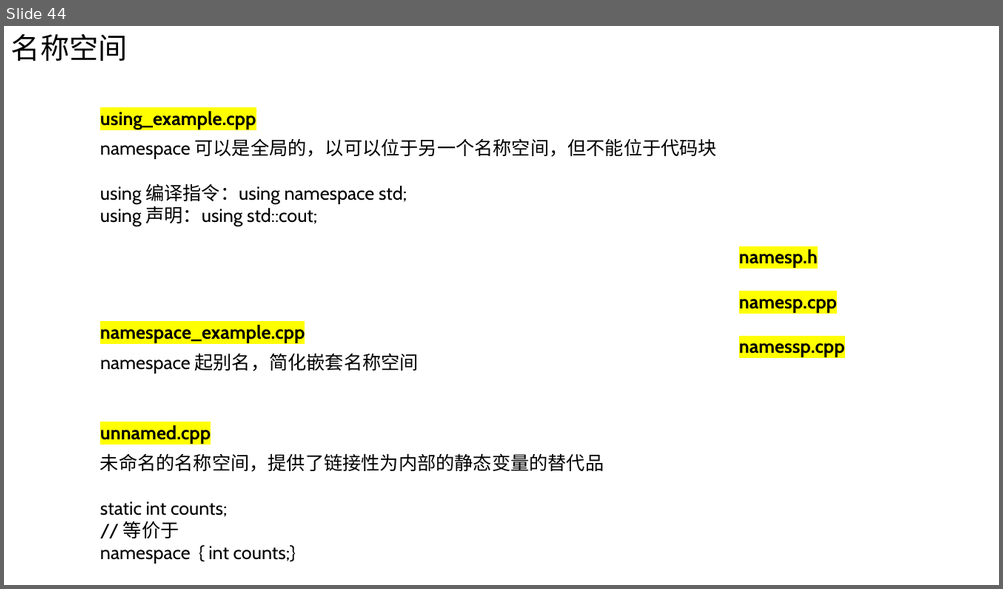
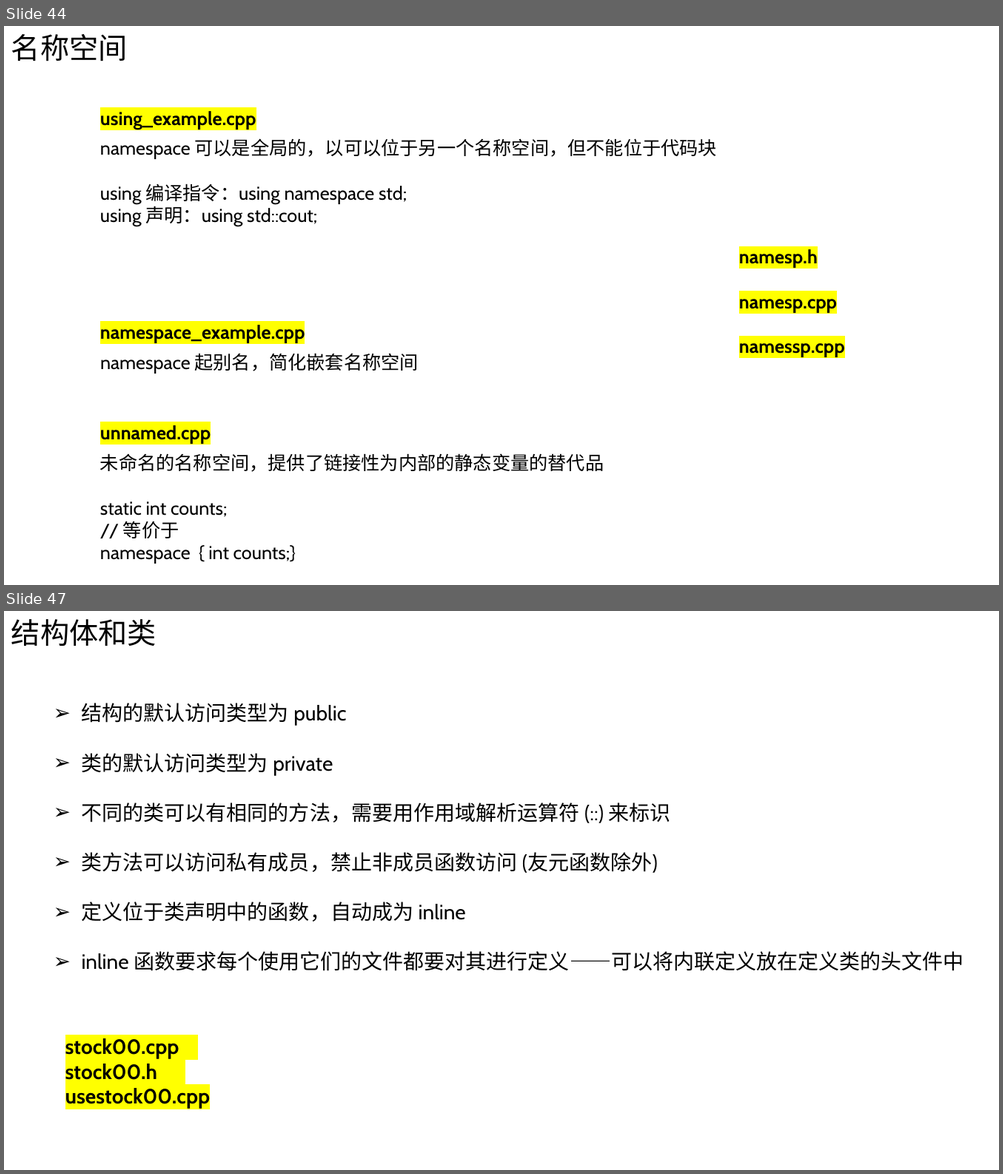
Before and after one commit to Chao200/CPP_Primer_Plus, a slide deck: C++ Primer Plus.pptx. Shown one above the other, each under a label of ours: slide 44 before the commit, slides 44 and 47 after it; the slides between them are not shown. The pictures are 1003x589 and 1003x1174 pixels, drawn with LibreOffice and Linux fonts; fonts in the diff are those of the drawing. Boxes give left, top, right and bottom in pixels: in the first picture for what was removed or moved away, otherwise in the second. Text is boxed around its words. In the diff, an @@ line names an element or a change of style, - is before the commit and + after.

```diff
--- a/C++ Primer Plus.pptx
+++ b/C++ Primer Plus.pptx
@@ slide 47 added at bbox=[4, 611, 999, 1170], background #FFFFFF @@
@@ text added at bbox=[11, 619, 156, 646], 28 pt, text #000000 @@
+结构体和类
@@ text added at bbox=[82, 703, 964, 971], 20 pt, text #000000 @@
+➢ 结构的默认访问类型为 public
+➢ 类的默认访问类型为 private
+➢ 不同的类可以有相同的方法，需要用作用域解析运算符 (::) 来标识
+➢ 类方法可以访问私有成员，禁止非成员函数访问 (友元函数除外)
+➢ 定义位于类声明中的函数，自动成为 inline
+➢ inline 函数要求每个使用它们的文件都要对其进行定义——可以将内联定义放在定义类的头文件中
@@ text added at bbox=[65, 1039, 210, 1109], 20 pt, text #000000, bold @@
+stock00.cpp
+stock00.h
+usestock00.cpp
```
Also in this commit, not shown: 1 slide changed, 9 other slides added, 1 slide removed.
